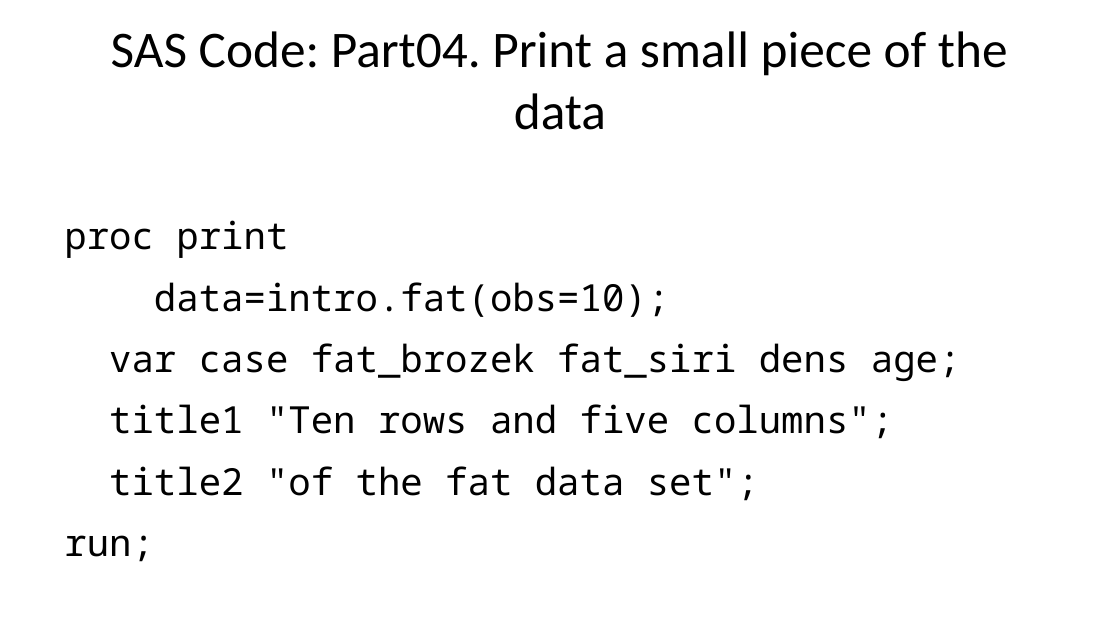
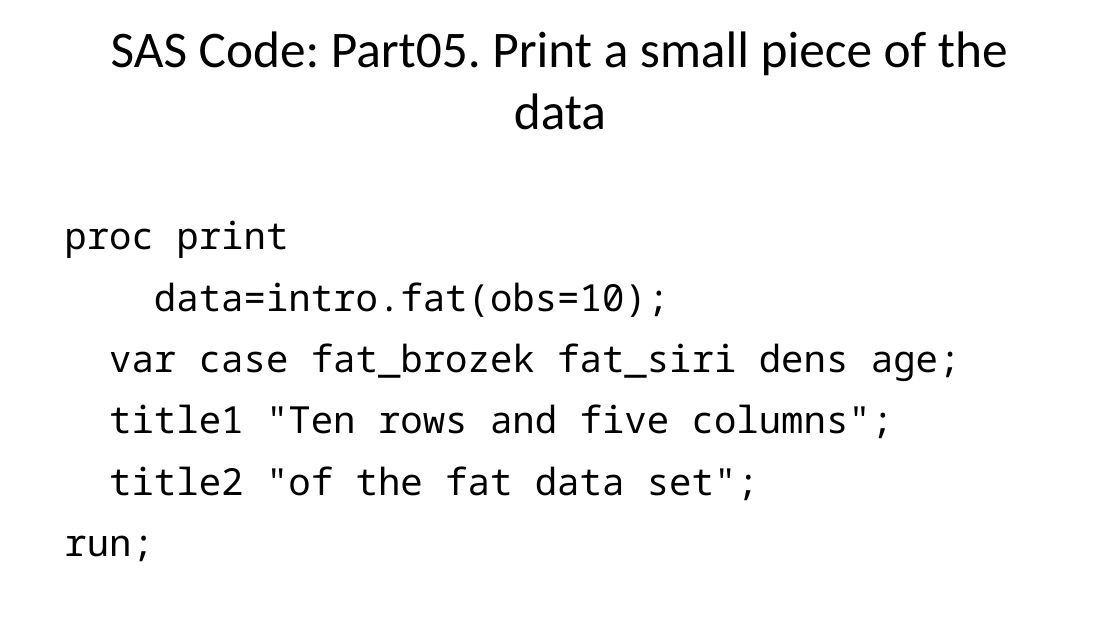
Before and after one commit to pmean/introduction-to-SAS, a slide deck: slide 17 of results/test-code.pptx. Drawn at 1120x630 pixels with LibreOffice and Linux fonts; fonts in the diff are those of the drawing. Boxes give left, top, right and bottom in pixels: in the first picture for what was removed or moved away, otherwise in the second. Text is boxed around its words. In the diff, an @@ line names an element or a change of style, - is before the commit and + after.

```diff
--- a/results/test-code.pptx
+++ b/results/test-code.pptx
@@ title at box(111, 31, 1008, 130): text changed @@
-SAS Code: Part04. Print a small piece of the data
+SAS Code: Part05. Print a small piece of the data
```
Also in this commit, not shown: 13 other slides changed, 50 slides added, 2 other files.
